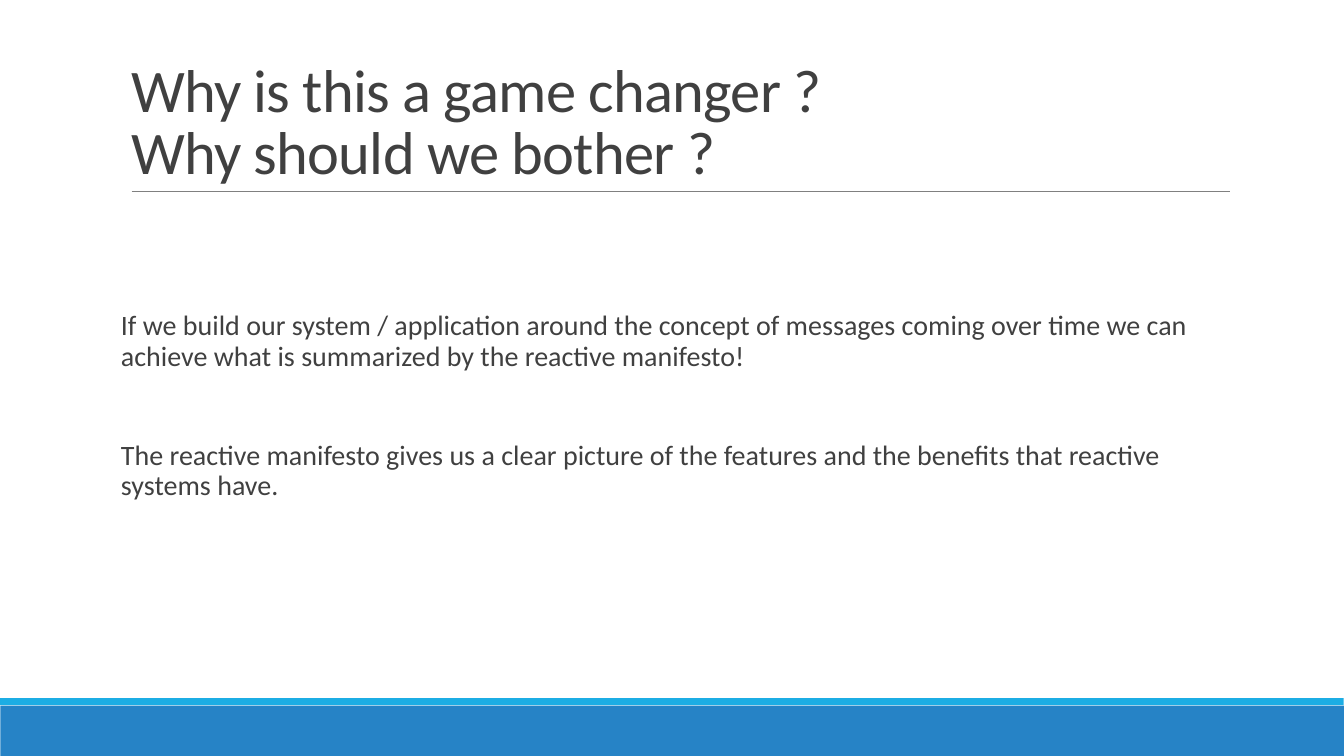
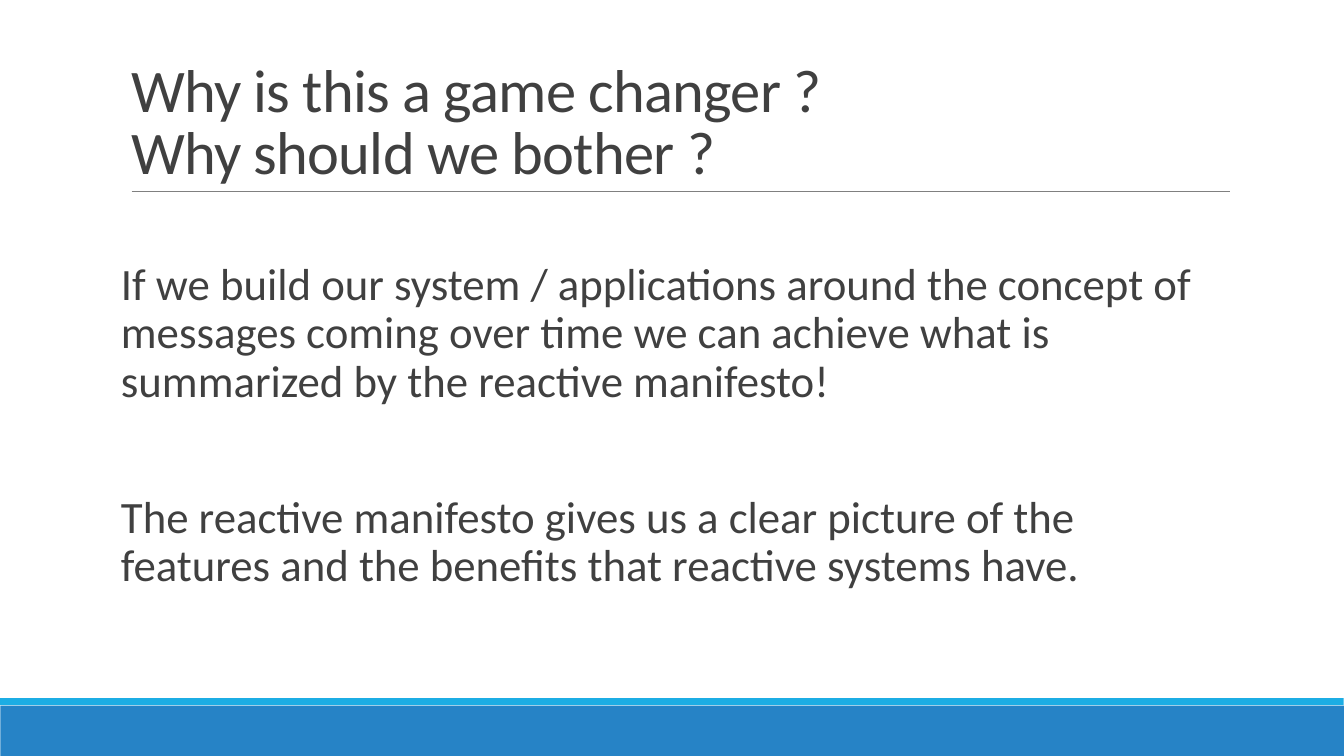
Before and after one commit to AGiorgetti/rxjs101, a slide deck: slide 6 of ReactiveProgramming_RxJS.pptx. Drawn at 1344x756 pixels with LibreOffice and Linux fonts; fonts in the diff are those of the drawing. Boxes give left, top, right and bottom in pixels: in the first picture for what was removed or moved away, otherwise in the second. Text is boxed around its words. In the diff, an @@ line names an element or a change of style, - is before the commit and + after.

```diff
--- a/ReactiveProgramming_RxJS.pptx
+++ b/ReactiveProgramming_RxJS.pptx
@@ text at [121, 269, 1190, 405]: text changed; size 20 to 32 pt @@
-If we build our system / application around the concept of messages coming over time we can achieve what is summarized by the reactive manifesto!
+If we build our system / applications around the concept of messages coming over time we can achieve what is summarized by the reactive manifesto!
@@ text at [121, 502, 1079, 589]: size 20 to 32 pt in "The reactive manifesto gives us a clear ..." @@
```
Also in this commit, not shown: 7 other slides changed, 5 other files.
